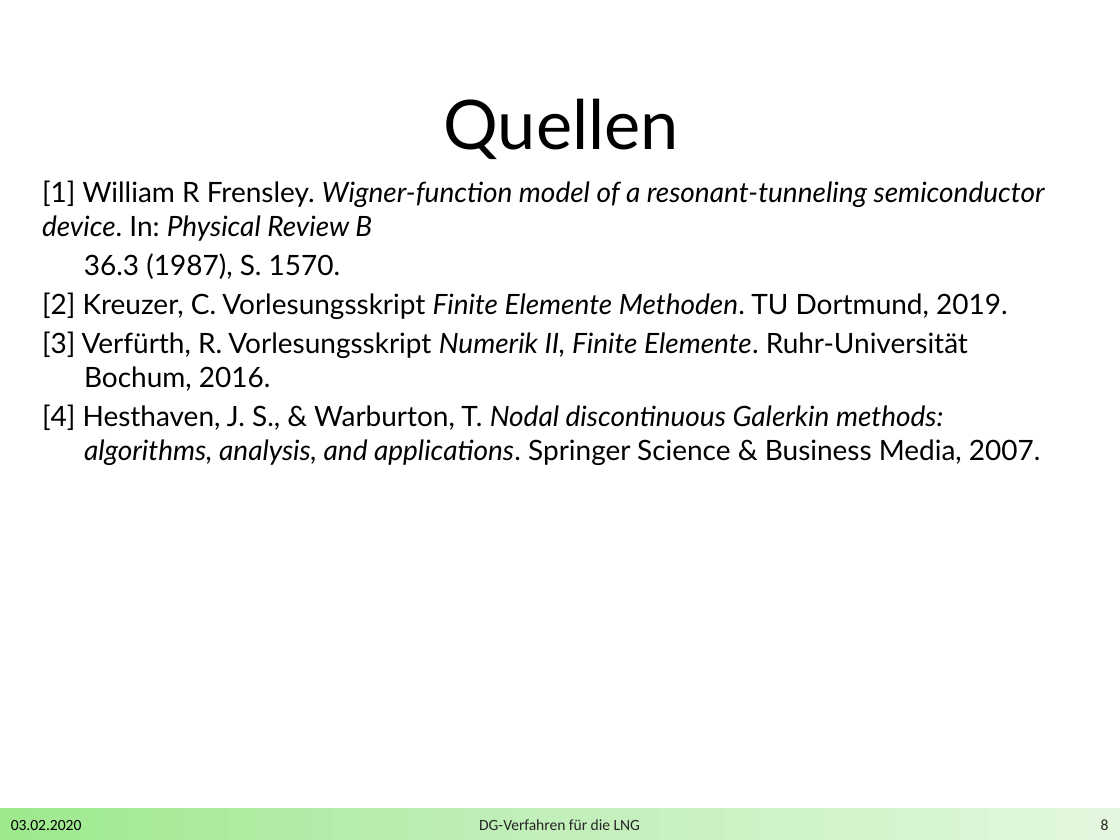
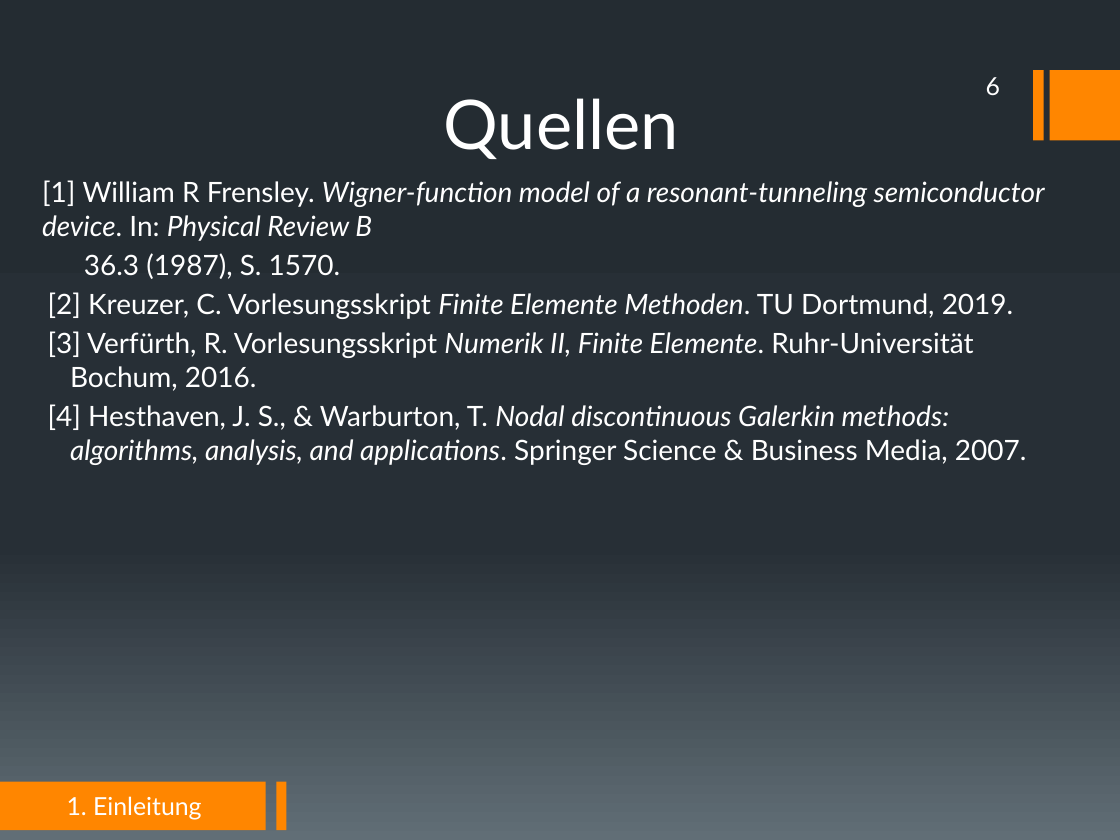
Before and after one commit to DerKleineGauss/Masterarbeit, a slide deck: slide 6 of Abschlussvortrag/Präsentation.pptx (slide 8 before the commit). Drawn at 1120x840 pixels with LibreOffice and Linux fonts; fonts in the diff are those of the drawing; background and template pictures are left out. Boxes give left, top, right and bottom in pixels: in the first picture for what was removed or moved away, otherwise in the second. Text is boxed around its words. In the diff, an @@ line names an element or a change of style, - is before the commit and + after.

```diff
--- a/Abschlussvortrag/Präsentation.pptx
+++ b/Abschlussvortrag/Präsentation.pptx
@@ background #FFFFFF to gradient #242C33 to #273037 to #636D76 @@
@@ text "Quellen" at bbox=[444, 98, 679, 159]: text colour #000000 to #FFFFFF @@
@@ page number added at bbox=[986, 77, 1000, 95], 16 pt, text #FFFFFF @@
+6
@@ rectangle added at bbox=[1033, 71, 1043, 141], fill #FF8600 @@
@@ rectangle added at bbox=[1049, 71, 1120, 141], fill #FF8600 @@
@@ text "[1] William R Frensley. Wigner-function ..." at bbox=[42, 180, 1045, 465]: text colour #000000 to #FFFFFF; indent changed @@
@@ rectangle removed at bbox=[0, 808, 1120, 840] @@
@@ rectangle added at bbox=[0, 782, 267, 830], fill #FF8600 @@
@@ text added at bbox=[67, 796, 201, 820], 16 pt, text #FFFFFF @@
+1. Einleitung
@@ rectangle added at bbox=[277, 782, 287, 830], fill #FF8600 @@
@@ text removed at bbox=[11, 820, 82, 830] @@
-03.02.2020
@@ text removed at bbox=[479, 819, 640, 830] @@
-DG-Verfahren für die LNG
@@ page number removed at bbox=[1101, 819, 1109, 830] @@
-8
```
Also in this commit, not shown: 4 other slides changed, 1 slide added, 3 slides removed, 4 other files.
